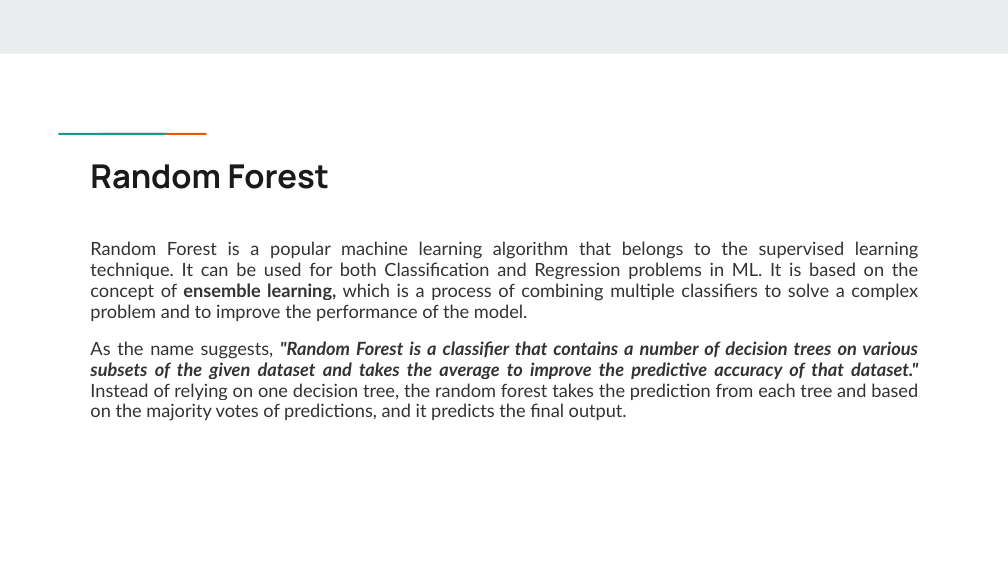
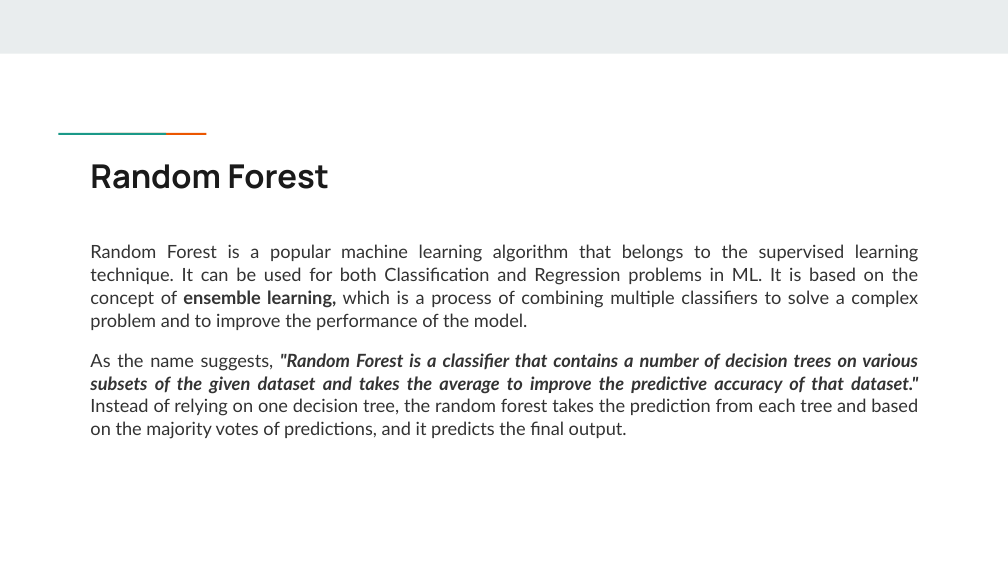
Before and after one commit to rajat-singh1999/MCA, a slide deck: slide 11 of references for set/code/review 1.pptx. Drawn at 1008x567 pixels with LibreOffice and Linux fonts; fonts in the diff are those of the drawing. Boxes give left, top, right and bottom in pixels: in the first picture for what was removed or moved away, otherwise in the second. Text is boxed around its words. In the diff, an @@ line names an element or a change of style, - is before the commit and + after.

```diff
--- a/references for set/code/review 1.pptx
+++ b/references for set/code/review 1.pptx
@@ text "Random Forest is a popular ..." at box(90, 244, 919, 439): line spacing 0.95 to 1.05 @@
```
Also in this commit, not shown: 6 other slides changed, 19 other files.
